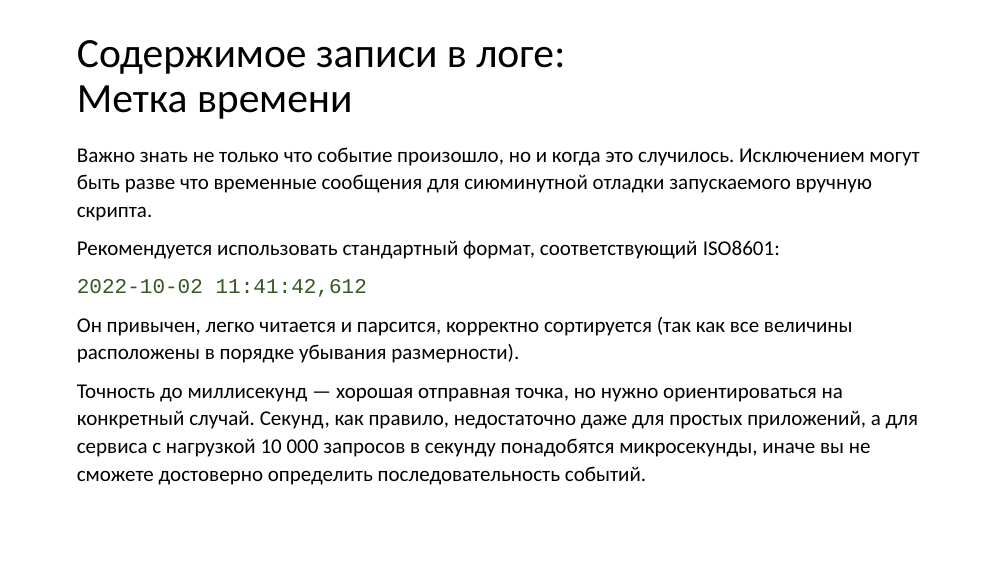
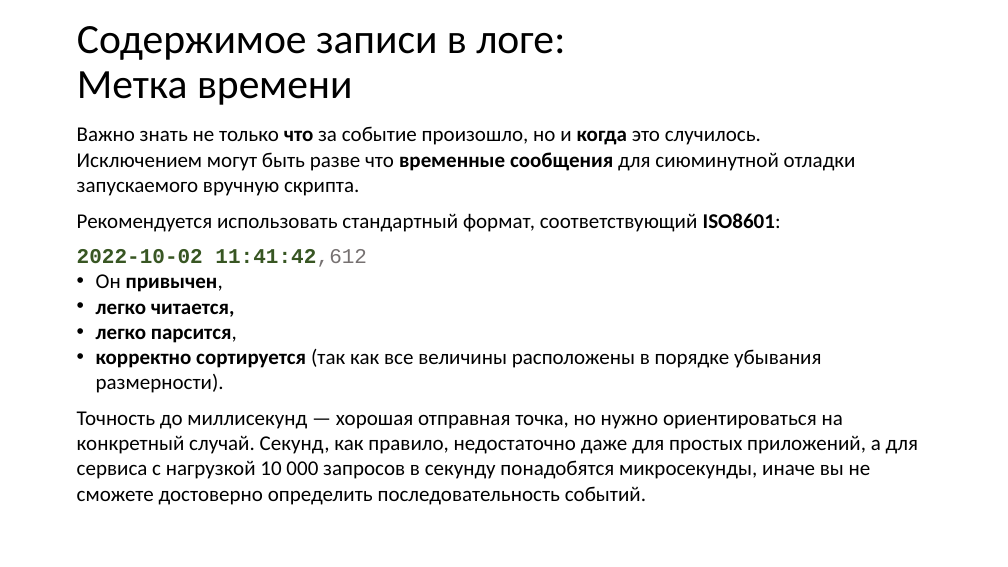
Before and after one commit to xtrueman/prog_instruments, a slide deck: slide 8 of presentations/Logging.pptx. Drawn at 1008x567 pixels with LibreOffice and Linux fonts; fonts in the diff are those of the drawing. Boxes give left, top, right and bottom in pixels: in the first picture for what was removed or moved away, otherwise in the second. Text is boxed around its words. In the diff, an @@ line names an element or a change of style, - is before the commit and + after.

```diff
--- a/presentations/Logging.pptx
+++ b/presentations/Logging.pptx
@@ title "Содержимое записи в логе: Метка ...": place and size @@
-title "Содержимое записи в логе: Метка ..." at box(77, 40, 565, 119)
+title "Содержимое записи в логе: Метка ..." at box(77, 26, 565, 105)
@@ text "Важно знать не только что ...": place and size @@
-text "Важно знать не только что ..." at box(77, 147, 919, 485)
+text "Важно знать не только что ..." at box(77, 126, 918, 505)
@@ text at box(77, 126, 856, 196): text changed @@
-Важно знать не только что событие произошло, но и когда это случилось. Исключением могут быть разве что временные сообщения для сиюминутной отладки запускаемого вручную скрипта.
+Важно знать не только что за событие произошло, но и когда это случилось.
+Исключением могут быть разве что временные сообщения для сиюминутной отладки запускаемого вручную скрипта.
@@ text at box(77, 213, 918, 505): bold on in "ISO8601:", "2022-10-02 11:41:42,612"; text colour #385723 to #767171 in "11:41:42,612"; line spacing 1.1 to 1 @@
@@ text at box(96, 274, 821, 393): text changed @@
-Он привычен, легко читается и парсится, корректно сортируется (так как все величины расположены в порядке убывания размерности).
+• Он привычен,
+• легко читается,
+• легко парсится,
+• корректно сортируется (так как все величины расположены в порядке убывания размерности).
```
Also in this commit, not shown: 21 other slides changed, 2 other files.
